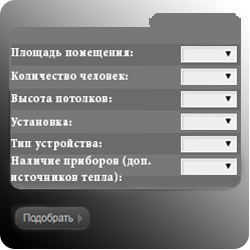
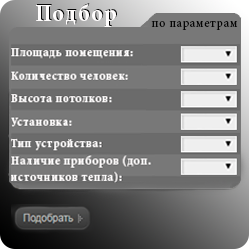
The second 250 x 250 image is a revision of the first. Changes to its layers:
added layer "Подбор" (1st of 2) above "Подбор" over [36, 4, 116, 27]
added layer "Подбор" (2nd of 2) above "бытовые инверторные кондиционеры HAIER б" over [37, 3, 117, 26]
painted on "Слой 15" over [8, 89, 16, 186]
added layer "по параметрам" above "Фигура 1" over [151, 21, 238, 30]
added layer "Фигура 1" above "Слой 14" over [140, 13, 157, 27]
painted on "Слой 14" over [10, 13, 242, 32]
painted on "Прямоугольник, скругл. углы 1" over [8, 3, 242, 186]
